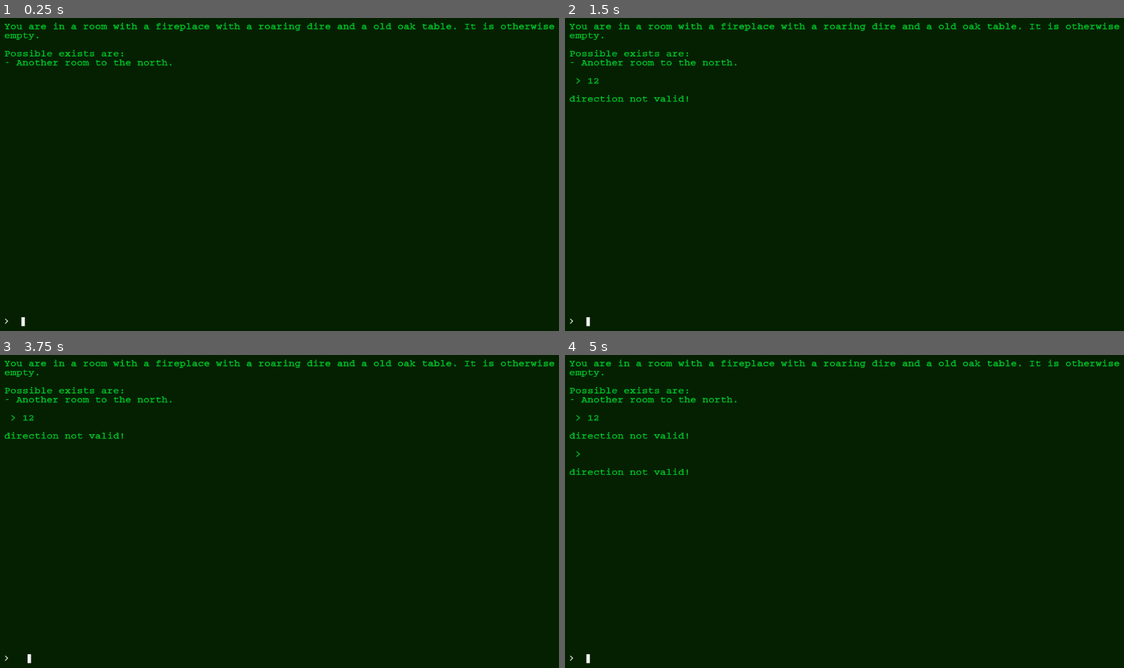
Above: before the commit, frames 1-4 (two rows, left to right).
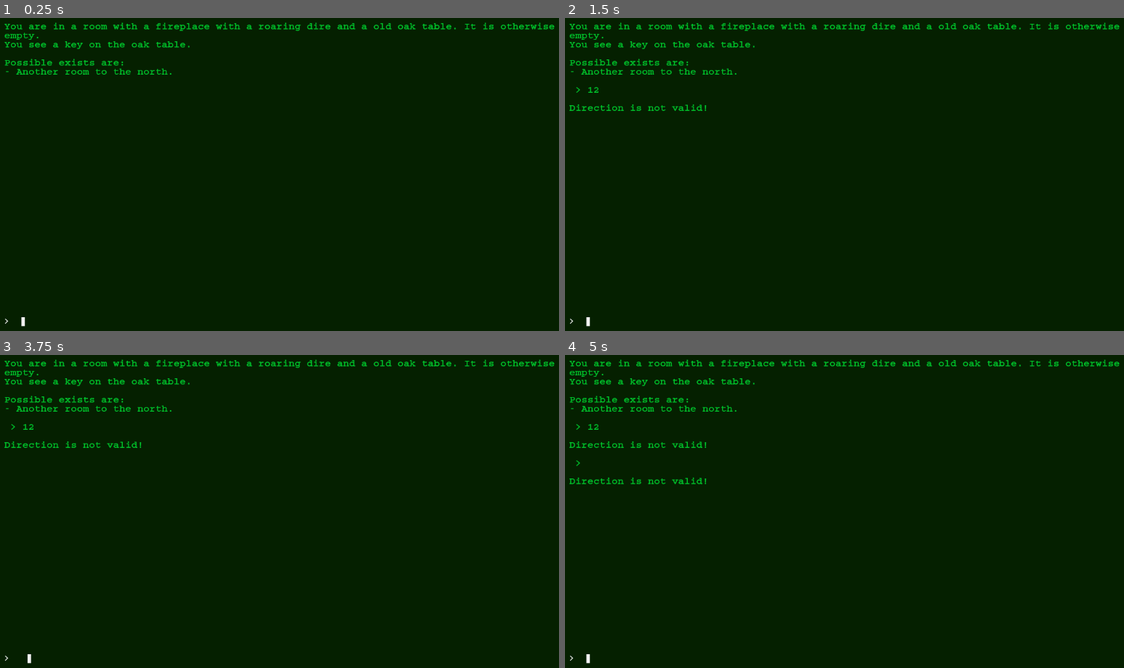
Above: after the commit, the same moments.

Repository: hashbangcode/godot-text-adventure
Game: Godot game, scene res://control.tscn
The game is run twice, just before and just after one commit, with the same random seed, the same clock (stepped at 60 frames per second) and the same inputs.
Inputs (mouse positions are in pixels of both pictures, inside the frame that each line leads up to):
- Up to frame 1 (0.25 s): no input
- Up to frame 2 (1.5 s): click (855, 321) at 0.52 s; type "12" at 0.6 s; tap Enter at 1.25 s; move the mouse to (978, 158) at 1.27 s; hold Shift from 1.28 s (still down); click (978, 158) at 1.42 s
- Up to frame 3 (3.75 s): release Shift at 2 s; drag from (167, 527) to (257, 577) at 2.02 s; move the mouse to (340, 439) at 2.77 s; tap Ctrl at 2.85 s; click (340, 439) at 2.92 s; tap Space at 3.5 s; drag from (257, 577) to (111, 464) at 3.52 s
- Up to frame 4 (5 s): tap Enter at 4.25 s; move the mouse to (1023, 561) at 4.27 s; tap Alt at 4.35 s; click (1023, 561) at 4.42 s

The runs differ from the first frame. In frame 1, 1.0% of the frame differs, in the area x 0-34%, y 7-19%; in frame 2, 1.4%; in frame 3, 1.4%; in frame 4, 1.8%, in the area x 0-34%, y 7-42%.

Commit message:
Added more instructions to the available instruction set. Added some extra commands to cover things like look and exit.

Diff:
--- a/LineEdit.gd
+++ b/LineEdit.gd
@@ -27,13 +27,12 @@
 	set_text('')
 
 	# parse text
-
 	var instruction = text_parser.parse(new_text)
 
 	# send to game data
 	var output_text = ''
 	output_text += " > " + new_text + "\n\n"
-	output_text += game_data_processor.process_action(instruction)
+	output_text += game_data_processor.process_action(instruction, text_parser.get_object())
 	output_text += "\n"
 
 	# pass output to the game text area
--- a/data/game1.json
+++ b/data/game1.json
@@ -1,10 +1,20 @@
 {
 	"room1": {
 		"intro" : "You are in a room with a fireplace with a roaring dire and a old oak table. It is otherwise empty.",
+		"items" : {
+			"key123" : {
+				"description" : "You see a key on the oak table.",
+				"type" : "key",
+				"opens" : "north",
+				"name" : "key"
+			}
+		},
 		"exits" : {
 			"north" : {
 				"description" : "Another room to the north.",
-				"destination" : "room2"
+				"destination" : "room2",
+				"locked" : true,
+				"key" : "key123"
 			}
 		}
 	},
--- a/project.godot
+++ b/project.godot
@@ -12,7 +12,7 @@
 
 config/name="Text Adventure"
 run/main_scene="res://control.tscn"
-config/features=PackedStringArray("4.0", "GL Compatibility")
+config/features=PackedStringArray("4.1", "GL Compatibility")
 config/icon="res://icon.svg"
 
 [editor_plugins]
--- a/src/GameDataProcessor.gd
+++ b/src/GameDataProcessor.gd
@@ -4,12 +4,12 @@
 
 var rooms
 var currentRoom = null
-var instructionSet
+var inventory = {}
 
 func _init():
 	rooms = loadJsonData("res://data/game1.json")
-	instructionSet = InstructionSet.new()
 
+# Load the game data from the json file.
 func loadJsonData(fileName):
 	var file = FileAccess.open(fileName, FileAccess.READ)
 	var json_string = file.get_as_text()
@@ -27,40 +27,77 @@
 		print("JSON Parse Error: ", json.get_error_message(), " in ", json_string, " at line ", json.get_error_line())
 		assert(false, "JSON Parse Error")
 
-func process_action(action):
-	if action == instructionSet.HELP:
+func process_action(action, object = null):
+	# React to the help command.
+	if action == InstructionSet.HELP:
 		var helpText = ''
 		helpText += 'Look: Look around the room you are in.' + "\n"
 		helpText += 'Use north, south, east, west to more in that direction.' + "\n"
 		return helpText
 
-	if action == instructionSet.RESET:
+	# React to the reset command.
+	if action == InstructionSet.RESET:
 		currentRoom = null
 		return process_action(null)
 
-	# get current room
+	# React to the quick command.
+	if action == InstructionSet.QUIT:
+		Engine.get_main_loop().quit()
+		return 'Bye...'
+
+	# If the current room is empty then start with the initial room.
 	if currentRoom == null:
 		currentRoom = 'room1'
 		return render_room(rooms[currentRoom])
 
-	if action == instructionSet.LOOK:
+	# React to the look command.
+	if action == InstructionSet.LOOK:
 		return render_room(rooms[currentRoom])
 
-	# is direction/action valid?
+	if action == InstructionSet.GET and object != null:
+		for item in rooms[currentRoom]['items']:
+			if rooms[currentRoom]['items'][item]['name'] == object:
+				inventory[item] = rooms[currentRoom]['items'][item]
+				return 'You get the ' + object;
+		return 'There is no ' + object + "\n"
+
+	if action == InstructionSet.OPEN and object != null:
+		var direction = object.get_slice(' ', 0)
+		var exit = object.get_slice(' ', 1)
+		for item in rooms[currentRoom]['exits']:
+			if item == direction:
+				for inventoryItem in inventory:
+					if rooms[currentRoom]['exits'][item]['key'] == inventoryItem:
+						rooms[currentRoom]['exits'][item]['locked'] = false
+						return 'You open the ' + direction + ' ' + exit
+		return 'You do not have the key for this door'
+
+	# If we get to this point we have a direction or action of some kind.
+	# Is direction/action valid?
 	if rooms[currentRoom]['exits'].has(action) == false:
-		return 'direction not valid!' + "\n"
+		return 'Direction is not valid!' + "\n"
 
-	# if it is then change the state
+	# is a direction then change the state to the new room.
 	if rooms[currentRoom]['exits'][action].has('destination') == true:
+		if rooms[currentRoom]['exits'][action]['locked'] == true:
+			return "The door is locked!\n"
 		currentRoom = rooms[currentRoom]['exits'][action]['destination']
 
 	# return the text of the new room
 	return render_room(rooms[currentRoom])
 
+# Render a given room, including the exits.
 func render_room(room):
 	var renderedRoom = ''
-	renderedRoom += room['intro'] + "\n\n"
-	renderedRoom += "Possible exists are:\n"
+	renderedRoom += room['intro'] + "\n"
+
+	if room.has('items') == true:
+		for item in room['items']:
+			if inventory.has(item) == false:
+				renderedRoom += room['items'][item]['description'] + "\n"
+
+	renderedRoom += "\nPossible exists are:\n"
+
 	for exit in room['exits']:
 		renderedRoom += "- " + room['exits'][exit]['description'] + "\n"
 	return renderedRoom
--- a/src/InstructionSet.gd
+++ b/src/InstructionSet.gd
@@ -1,6 +1,8 @@
 class_name InstructionSet
 
-const HELP = 'help'
+const NOT_FOUND = "not_found"
+
+const HELP = "help"
 
 const NORTH = "north"
 
@@ -13,3 +15,13 @@
 const LOOK = "look"
 
 const RESET = "reset"
+
+const QUIT = "quit"
+
+const GET = "get"
+
+const DROP = "drop"
+
+const OPEN = "open"
+
+const CLOSE = "close"
--- a/src/TextParser.gd
+++ b/src/TextParser.gd
@@ -2,28 +2,64 @@
 
 var InstructionSet = load("res://src/InstructionSet.gd")
 
+var object = null
+
+# Parse a given input string into an instruction.
 func parse(text):
-	var instructionSet = InstructionSet.new()
 	match text:
 		'go north':
-			return instructionSet.NORTH
+			return InstructionSet.NORTH
 		'north':
-			return instructionSet.NORTH
+			return InstructionSet.NORTH
 		'go south':
-			return instructionSet.SOUTH
+			return InstructionSet.SOUTH
 		'south':
-			return instructionSet.SOUTH
+			return InstructionSet.SOUTH
 		'go east':
-			return instructionSet.EAST
+			return InstructionSet.EAST
 		'east':
-			return instructionSet.EAST
+			return InstructionSet.EAST
 		'go west':
-			return instructionSet.WEST
+			return InstructionSet.WEST
 		'west':
-			return instructionSet.WEST
+			return InstructionSet.WEST
+
 		'look':
-			return instructionSet.LOOK
+			return InstructionSet.LOOK
 		'help':
-			return instructionSet.HELP
+			return InstructionSet.HELP
+		'help me':
+			return InstructionSet.HELP
+
 		'reset':
-			return instructionSet.RESET
+			return InstructionSet.RESET
+		'quit':
+			return InstructionSet.QUIT
+		'exit':
+			return InstructionSet.QUIT
+
+	if text.begins_with('get '):
+		object = text.get_slice(' ', 1)
+		return InstructionSet.GET
+	if text.begins_with('drop '):
+		object = text.get_slice(' ', 1)
+		return InstructionSet.DROP
+
+	if text.begins_with('open '):
+		var regex = RegEx.new()
+		regex.compile("open\\s(?<object>.*(\\s.*)?)")
+		var results = regex.search(text);
+		object = results.get_string('object')
+		return InstructionSet.OPEN
+
+	if text.begins_with('close '):
+		var regex = RegEx.new()
+		regex.compile("close\\s(?<object>.*(\\s.*)?)")
+		var results = regex.search(text);
+		object = results.get_string('object')
+		return InstructionSet.CLOSE
+
+	return InstructionSet.NOT_FOUND
+
+func get_object():
+	return object
--- a/tests/unit/TextParserTest.gd
+++ b/tests/unit/TextParserTest.gd
@@ -19,6 +19,55 @@
 		"west": InstructionSet.WEST,
 	}
 	for direciton in directions:
-		var passedText = direciton
-		var instruction = text_parser.parse(passedText)
-		assert_eq(instruction, directions[direciton])
+		assert_eq(text_parser.parse(direciton), directions[direciton])
+
+func test_help_is_parsed_correctly():
+	var tests = {
+		"help": InstructionSet.HELP,
+		"help me": InstructionSet.HELP,
+	}
+	for test in tests:
+		assert_eq(text_parser.parse(test), tests[test])
+
+func test_look_is_parsed_correctly():
+	assert_eq(text_parser.parse('look'), InstructionSet.LOOK)
+
+func test_reset_is_parsed_correctly():
+	assert_eq(text_parser.parse('reset'), InstructionSet.RESET)
+
+func test_quit_is_parsed_correctly():
+	var tests = {
+		"quit": InstructionSet.QUIT,
+		"exit": InstructionSet.QUIT,
+	}
+	for test in tests:
+		assert_eq(text_parser.parse(test), tests[test])
+
+func test_object_commands_are_parsed_correctly():
+	assert_eq(text_parser.parse("get"), InstructionSet.NOT_FOUND)
+	assert_eq(text_parser.parse("getbucket"), InstructionSet.NOT_FOUND)
+	assert_eq(text_parser.parse("get-bucket"), InstructionSet.NOT_FOUND)
+
+	var tests = {
+		"get bucket": {
+			'instruction': InstructionSet.GET,
+			'object': 'bucket',
+		},
+		"drop bucket": {
+			'instruction': InstructionSet.DROP,
+			'object': 'bucket',
+		},
+		"open north door": {
+			'instruction': InstructionSet.OPEN,
+			'object': 'north door',
+		},
+		"close north door": {
+			'instruction': InstructionSet.CLOSE,
+			'object': 'north door',
+		},
+	}
+	for test in tests:
+		var instruction = text_parser.parse(test)
+		assert_eq(instruction, tests[test]['instruction'])
+		var object = text_parser.get_object()
+		assert_eq(object , tests[test]['object'])
